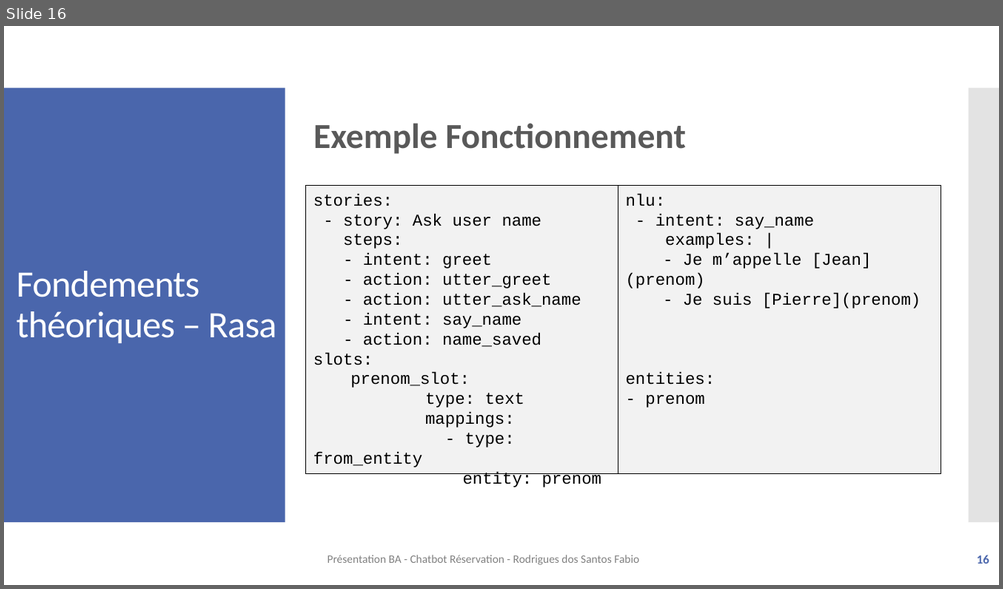
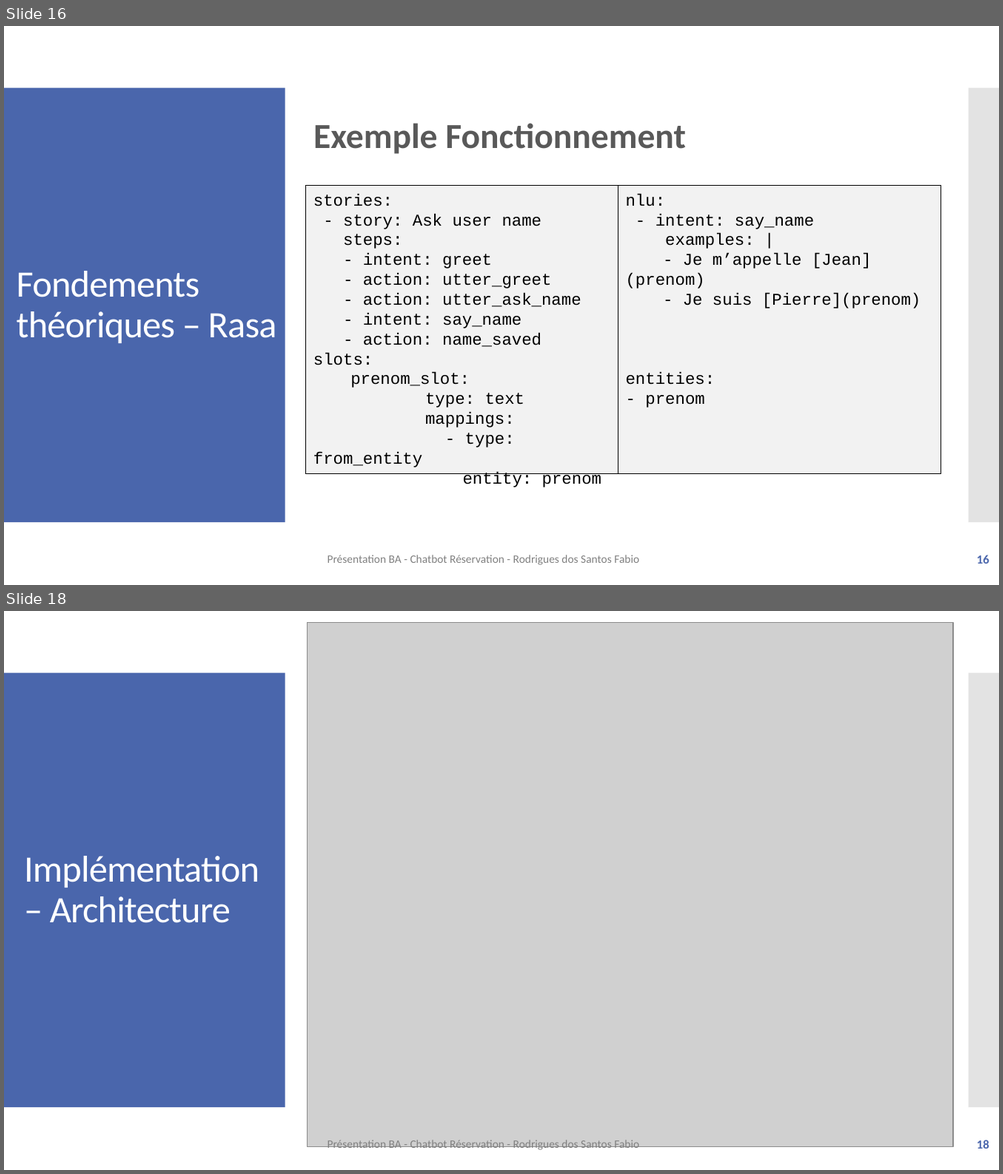
Before and after one commit to f-rdrgs/projet-bachelor, a slide deck: documentation/travail_bachelor/ISC_LOG_presentation_diplome_RodriguesDosSantosFabio_EggenbergNiklaus_2024.pptx. Shown one above the other, each under a label of ours: slide 16 before the commit, slides 16 and 18 after it; the slides between them are not shown. The pictures are 1003x589 and 1003x1174 pixels, drawn with LibreOffice and Linux fonts; fonts in the diff are those of the drawing; grey boxes stand for pictures. Boxes give left, top, right and bottom in pixels: in the first picture for what was removed or moved away, otherwise in the second. Text is boxed around its words. In the diff, an @@ line names an element or a change of style, - is before the commit and + after.

```diff
--- a/documentation/travail_bachelor/ISC_LOG_presentation_diplome_RodriguesDosSantosFabio_EggenbergNiklaus_2024.pptx
+++ b/documentation/travail_bachelor/ISC_LOG_presentation_diplome_RodriguesDosSantosFabio_EggenbergNiklaus_2024.pptx
@@ slide 18 added at box(4, 611, 999, 1170), background #FFFFFF; not listed: 2 template elements that a slide beside it also shows @@
@@ picture added at box(307, 622, 953, 1147) @@
@@ title added at box(24, 856, 259, 923), 36 pt, text #FFFFFF @@
+Implémentation – Architecture
@@ text added at box(327, 1140, 639, 1152), 11 pt, text #808080 @@
+Présentation BA - Chatbot Réservation - Rodrigues dos Santos Fabio
@@ page number added at box(976, 1140, 989, 1149), 12 pt, text #4A66AC, bold @@
+18
```
Also in this commit, not shown: 1 slide changed, 3 other slides added.
